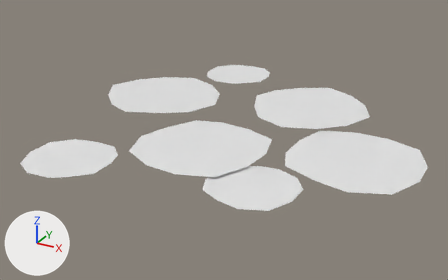
Two versions of the FBX model Forage and Brew/Assets/GA/Meshes/Foliage/SM_RandomPlant01.fbx, one commit apart.
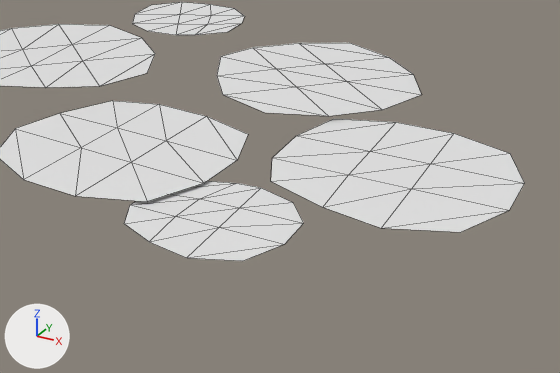
The first picture shows the older version from a 50 mm camera at (1.154, -2.289, 1.067) aimed at (-0.073, -0.057, -0.049). The close-ups show both versions on the part from 30% to 100% of the width and 23% to 98% of the height of that picture. Lighting does not change. The marker at lower left points along +X, +Y and +Z. The close-ups show mesh edges as thin lines. Where no turn or scale is listed for an object, it has been applied to the vertices.

In view in the first close-up: 'SM_RandomPlant01'.
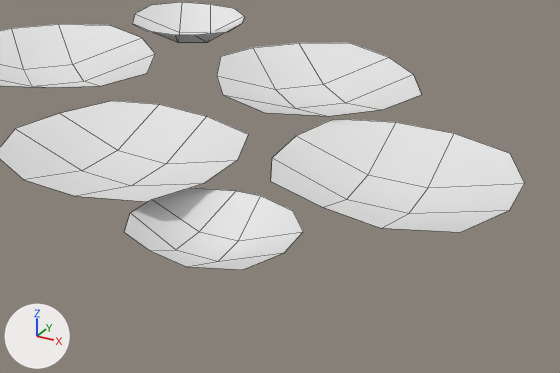
Where the change shows, as pixel boxes [x1, y1, x2, y2] in the close-ups (560 x 373 px):
```json
{"object": "SM_RandomPlant01", "change": "reshaped", "before": [0, 2, 525, 261], "after": [0, 2, 525, 270]}
{"part": 1, "of": "me_mesh", "change": "cut back", "before": [0, 2, 525, 261], "after": [0, 2, 525, 270]}
```

The change, as JSON lines over the scene's bpy script:
```json
{"block": "me_mesh", "where": "# used by ob_sm_randomplant01; location = (0.0, 0.0, 0.0)"}
{"op": "remove", "block": "me_mesh", "code": "me_mesh.from_pydata(...)  # 112 vertices, 126 faces; spans x -0.81..0.81, y -0.85..0.85, z 0.0..0.05"}
{"op": "add", "block": "me_mesh", "code": "me_mesh.from_pydata(...)  # 112 vertices, 63 faces; spans x -0.81..0.81, y -0.85..0.85, z -0.08..0.05"}
{"block": "me_mesh", "change": "me_mesh part 1"}
{"block": "me_mesh", "change": "126 faces are deleted"}
{"block": "me_mesh", "change": "24 vertices in x -0.61..0.6, y -0.75..0.75, z 0.0..0.05 move by (0.0, 0.0, -0.06)"}
{"block": "me_mesh", "change": "12 vertices in x 0.1..0.45, y -0.65..-0.3, z 0.0 move by (0.0, 0.0, -0.02)"}
{"block": "me_mesh", "change": "4 vertices in x 0.21..0.31, y -0.51..-0.41, z 0.0 move by (0.0, 0.0, -0.08)"}
{"block": "me_mesh", "change": "63 new faces join them"}
{"block": "me_mesh", "change": "me_mesh part 2: the surface is now shaded smooth"}
```
